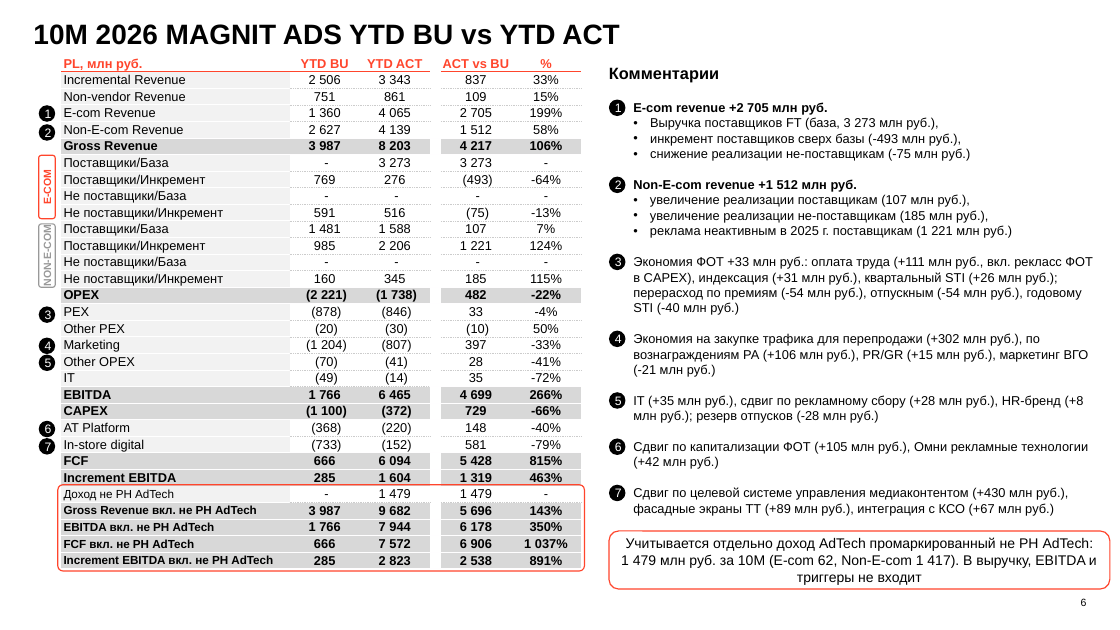
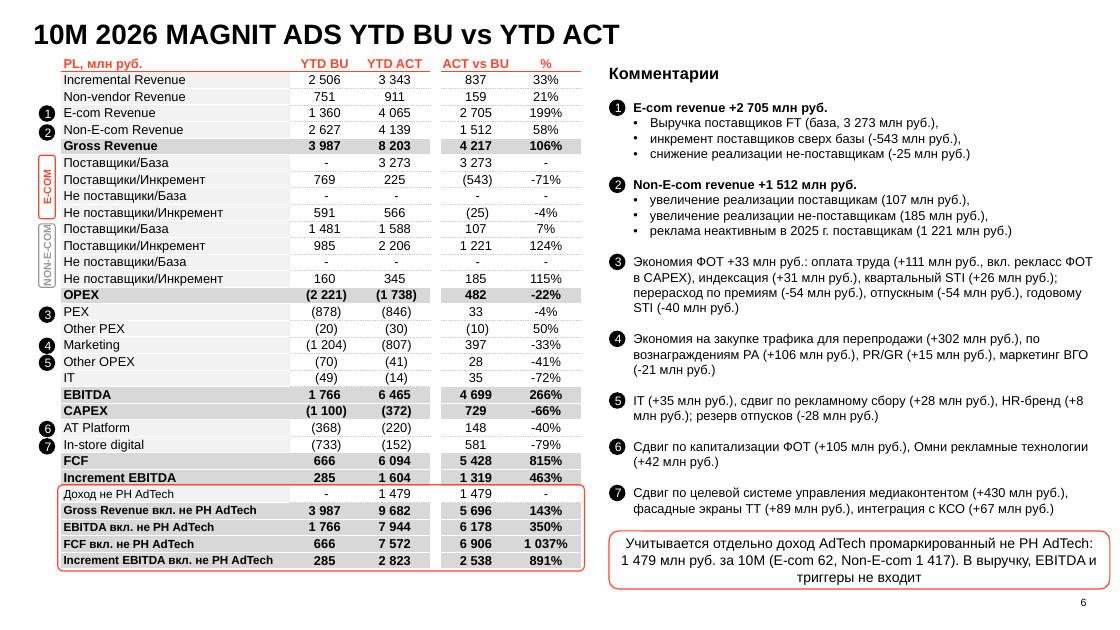
Before and after one commit to DenisMagnit/1, a slide deck: slide 6 of AT_FIN_OCT_2026.pptx. Drawn at 1120x630 pixels with LibreOffice and Linux fonts; fonts in the diff are those of the drawing; background and template pictures are left out. Boxes give left, top, right and bottom in pixels: in the first picture for what was removed or moved away, otherwise in the second. Text is boxed around its words. In the diff, an @@ line names an element or a change of style, - is before the commit and + after.

```diff
--- a/AT_FIN_OCT_2026.pptx
+++ b/AT_FIN_OCT_2026.pptx
@@ table at (x1=61, y1=55, x2=580, y2=570) @@
-row 3: Non-vendor Revenue | 751 | 861 |  | 109 | 15%
+row 3: Non-vendor Revenue | 751 | 911 |  | 159 | 21%
-row 8: Поставщики/Инкремент | 769 | 276 |  | (493) | -64%
+row 8: Поставщики/Инкремент | 769 | 225 |  | (543) | -71%
-row 10: Не поставщики/Инкремент | 591 | 516 |  | (75) | -13%
+row 10: Не поставщики/Инкремент | 591 | 566 |  | (25) | -4%
@@ text at (x1=650, y1=133, x2=970, y2=161): text changed @@
-    • инкремент поставщиков сверх базы (-493 млн руб.),
-    • снижение реализации не-поставщикам (-75 млн руб.)
+    • инкремент поставщиков сверх базы (-543 млн руб.),
+    • снижение реализации не-поставщикам (-25 млн руб.)
```
Also in this commit, not shown: 3 other slides changed, 3 slides added, 2 other files.
